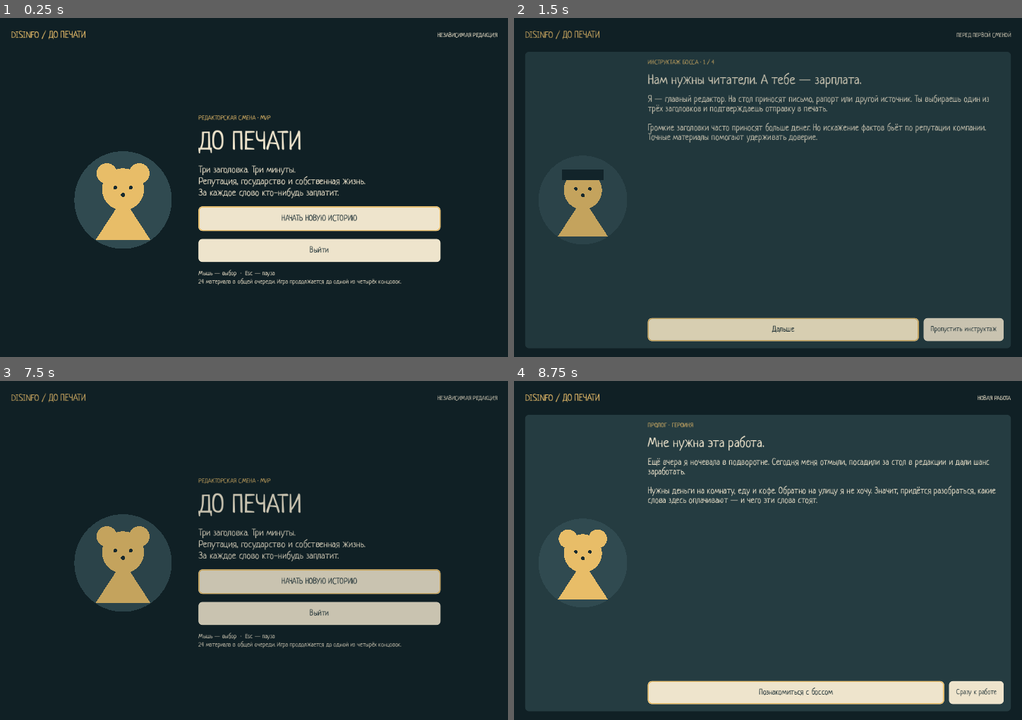
Above: before the commit, frames 1-4 (two rows, left to right).
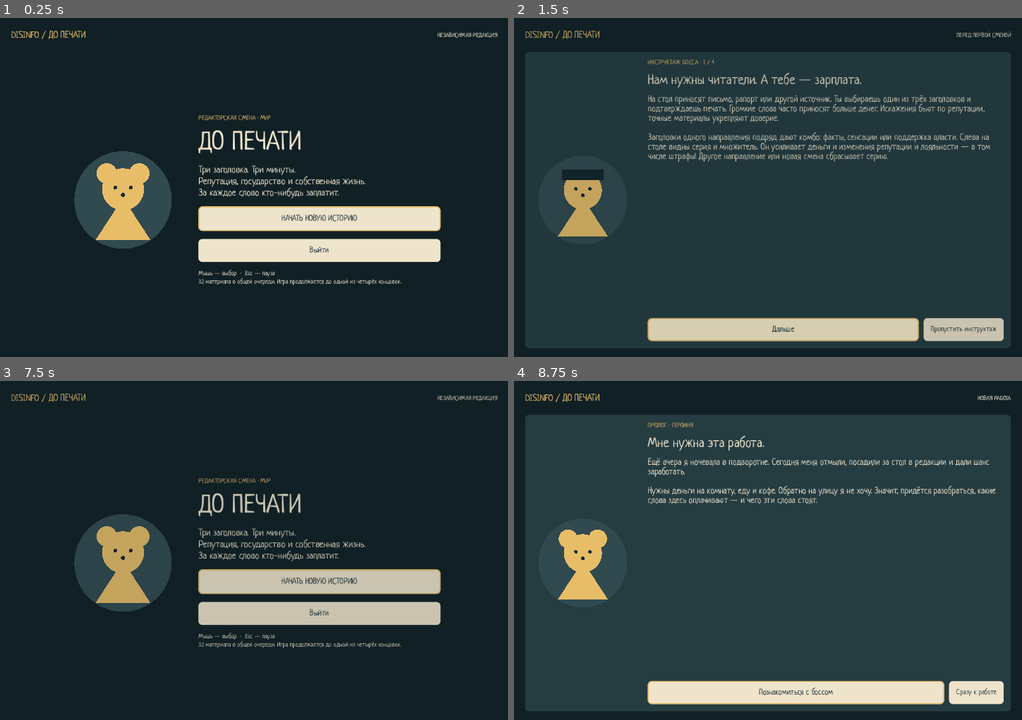
Above: after the commit, the same moments.

Repository: Pokimonchick/DisinfoJam
Game: Godot game, scene res://Scenes/mvp_game.tscn
Two runs of this game, one before a commit and one after it. Both use one fixed random seed, a clock stepped at 60 frames per second and the inputs below.
Inputs:
- Up to frame 1 (0.25 s): no input
- Up to frame 2 (1.5 s): click "НАЧАТЬ НОВУЮ ИСТОРИЮ" at 0.5 s; click "Познакомиться с боссом" at 1.25 s
- Up to frame 3 (7.5 s): click "Дальше" at 2 s; click "Пропустить инструктаж" at 2.75 s; click "Пауза · Esc" at 3.5 s; click "СДАТЬ ВЫПУСК Закончить смену" at 4.25 s; click "Свернуть на стол" at 5 s; click "Продолжить" at 5.75 s; click "Пауза · Esc" at 6.5 s; click "В главное меню" at 7.25 s
- Up to frame 4 (8.75 s): click "НАЧАТЬ НОВУЮ ИСТОРИЮ" at 8 s

The runs differ from the first frame. In frame 1, 0.2% of the frame differs, in the area x 39-79%, y 76-79%; in frame 2, 3.9%, in the area x 26-94%, y 22-43%; in frame 3, 0.2%; in frame 4, nothing differs.

Commit message:
feat: finish coffee inventory pixel home and headline combos

Diff:
--- a/Scenes/home_screen.tscn
+++ b/Scenes/home_screen.tscn
@@ -59,27 +59,33 @@
 anchor_bottom = 0.85
 mouse_default_cursor_shape = 2
 
-[node name="Captions" type="HBoxContainer" parent="Layout"]
+[node name="Captions" type="Control" parent="Layout"]
+custom_minimum_size = Vector2(0, 50)
 layout_mode = 2
-theme_override_constants/separation = 12
 
 [node name="BedCaption" type="Label" parent="Layout/Captions"]
 unique_name_in_owner = true
-layout_mode = 2
-size_flags_horizontal = 3
+layout_mode = 1
+anchor_left = 0.035
+anchor_right = 0.35
+anchor_bottom = 1.0
 theme_override_font_sizes/font_size = 18
 
 [node name="CoffeeCaption" type="Label" parent="Layout/Captions"]
 unique_name_in_owner = true
-layout_mode = 2
-size_flags_horizontal = 3
+layout_mode = 1
+anchor_left = 0.535
+anchor_right = 0.785
+anchor_bottom = 1.0
 theme_override_font_sizes/font_size = 18
 horizontal_alignment = 1
 
 [node name="MealCaption" type="Label" parent="Layout/Captions"]
 unique_name_in_owner = true
-layout_mode = 2
-size_flags_horizontal = 3
+layout_mode = 1
+anchor_left = 0.79
+anchor_right = 0.995
+anchor_bottom = 1.0
 theme_override_font_sizes/font_size = 18
 horizontal_alignment = 2
 
--- a/Scenes/mvp_game.tscn
+++ b/Scenes/mvp_game.tscn
@@ -124,7 +124,7 @@
 [node name="Hint" type="Label" parent="Padding/Layout/Stage/Menu/Card/Text"]
 layout_mode = 2
 theme_override_font_sizes/font_size = 16
-text = "Мышь — выбор  ·  Esc — пауза\n24 материала в общей очереди. Игра продолжается до одной из четырёх концовок."
+text = "Мышь — выбор  ·  Esc — пауза\n32 материала в общей очереди. Игра продолжается до одной из четырёх концовок."
 autowrap_mode = 3
 
 [node name="Narrative" type="PanelContainer" parent="Padding/Layout/Stage"]
--- a/Scripts/desk_surface.gd
+++ b/Scripts/desk_surface.gd
@@ -30,4 +30,4 @@
 		draw_polyline(grain, Color("704a35", 0.55), 3.0, true)
 	var desk_light := Rect2(size.x * 0.31, 70.0, size.x * 0.42, size.y - 118.0)
 	draw_rect(desk_light, Color("c9975a", 0.08), true)
-	draw_string(ThemeDB.fallback_font, Vector2(42.0, 76.0), "РАБОЧИЙ СТОЛ · ВЫПУСК ДОЛЖЕН ВЫЙТИ ДО ЗВОНКА", HORIZONTAL_ALIGNMENT_LEFT, -1, 16, Color("e8bd68", 0.85))
+	draw_string(ThemeDB.fallback_font, Vector2(282.0, 76.0), "РАБОЧИЙ СТОЛ · ВЫПУСК ДОЛЖЕН ВЫЙТИ ДО ЗВОНКА", HORIZONTAL_ALIGNMENT_LEFT, -1, 16, Color("e8bd68", 0.85))
--- a/Scripts/mvp_game.gd
+++ b/Scripts/mvp_game.gd
@@ -3,10 +3,10 @@
 enum View { MENU, INTRO, TUTORIAL, WORK, HOME, ENDING }
 
 const LESSONS: Array[Dictionary] = [
-	{"title": "Нам нужны читатели. А тебе — зарплата.", "text": "Я — главный редактор. На стол приносят письмо, рапорт или другой источник. Ты выбираешь один из трёх заголовков и подтверждаешь отправку в печать.\n\nГромкие заголовки часто приносят больше денег. Но искажение фактов бьёт по репутации компании. Точные материалы помогают удерживать доверие."},
+	{"title": "Нам нужны читатели. А тебе — зарплата.", "text": "На стол приносят письмо, рапорт или другой источник. Ты выбираешь один из трёх заголовков и подтверждаешь печать. Громкие слова часто приносят больше денег. Искажения бьют по репутации, точные материалы укрепляют доверие.\n\nЗаголовки одного направления подряд дают комбо: факты, сенсации или поддержка власти. Слева на столе видны серия и множитель. Он усиливает деньги и изменения репутации и лояльности — в том числе штрафы! Другое направление или новая смена сбрасывает серию."},
 	{"title": "Три шкалы. Три причины быть осторожнее.", "text": "Выносливость убывает во время работы и с каждой публикац …(290 unchanged characters)…
 	{"title": "Три минуты до конца смены.", "text": "Источник сначала откроется сам. Его можно сразу свернуть, а потом пер …(328 unchanged characters)…
-	{"title": "Не забудь поесть перед сном.", "text": "После смены с тебя спишут аренду. Дома можно купить ужин или перекус, чтобы восстановить здоровье. Покупки в долг разрешены, но баланс −100 $ означает конец игры.\n\nКофе стоит денег и забирает немного здоровья. Зато следующая смена длится четыре минуты вместо трёх. Одной чашки на следующий день достаточно.\n\nКровать завершает вечер без восстановления здоровья. Сначала реши, что купить, потом ложись спать."}
+	{"title": "Не забудь поесть перед сном.", "text": "После смены спишут аренду. Дома наведи мышь на холодильник: дверца откроется. Нажми, чтобы купить еду и восстановить силы. Цена указана под холодильником. Покупки в долг разрешены до −100 $.\n\nНа кухонном столе можно купить одну чашку кофе с собой. На смене сверни источник и нажми на чашку: только тогда получишь дополнительную минуту и потеряешь немного сил. Кофе исчезнет, оставив след на бумаге. Невыпитая чашка останется с тобой.\n\nКровать слева завершает вечер без восстановления здоровья. Сначала поешь, потом ложись спать."}
 ]
 
 const ENDINGS: Dictionary = {
Not shown, changed: MVP_README.md
